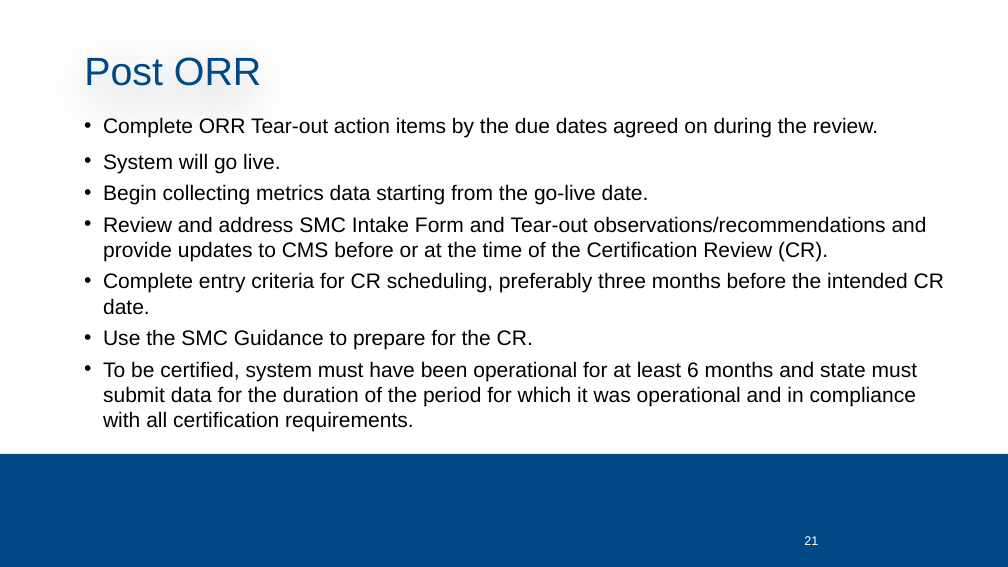
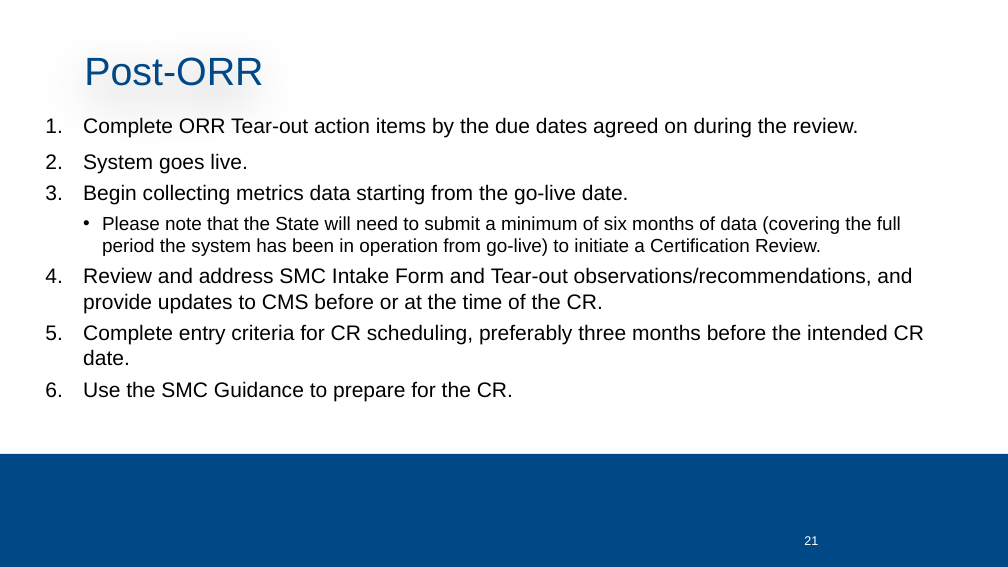
Before and after one commit to CMSgov/CMCS-DSG-DSS-Certification-Staging, a slide deck: slide 21 of SMC Kickoff Deck.pptx. Drawn at 1008x567 pixels with LibreOffice and Linux fonts; fonts in the diff are those of the drawing; background and template pictures are left out. Boxes give left, top, right and bottom in pixels: in the first picture for what was removed or moved away, otherwise in the second. Text is boxed around its words. In the diff, an @@ line names an element or a change of style, - is before the commit and + after.

```diff
--- a/SMC Kickoff Deck.pptx
+++ b/SMC Kickoff Deck.pptx
@@ title at [84, 57, 263, 86]: text changed @@
-Post ORR
+Post-ORR
@@ text "Complete ORR Tear-out action items ...": place and size @@
-text "Complete ORR Tear-out action items ..." at [103, 117, 944, 432]
+text "Complete ORR Tear-out action items ..." at [83, 117, 924, 401]
@@ text at [83, 117, 924, 401]: bullet • to 1. @@
@@ text at [83, 153, 247, 173]: text changed @@
-• System will go live.
+2. System goes live.
@@ text at [83, 216, 912, 313]: text changed; size 20 to 18 pt @@
-• Review and address SMC Intake Form and Tear-out observations/recommendations and provide updates to CMS before or at the time of the Certification Review (CR).
+  • Please note that the State will need to submit a minimum of six months of data (covering the full period the system has been in operation from go-live) to initiate a Certification Review.
+4. Review and address SMC Intake Form and Tear-out observations/recommendations, and provide updates to CMS before or at the time of the CR.
@@ text at [103, 361, 918, 432]: paragraph removed @@
-• To be certified, system must have been operational for at least 6 months and state must submit data for the duration of the period for which it was operational and in compliance with all certification requirements.
```
Also in this commit, not shown: 25 other slides changed, 2 slides added, 3 slides removed.
